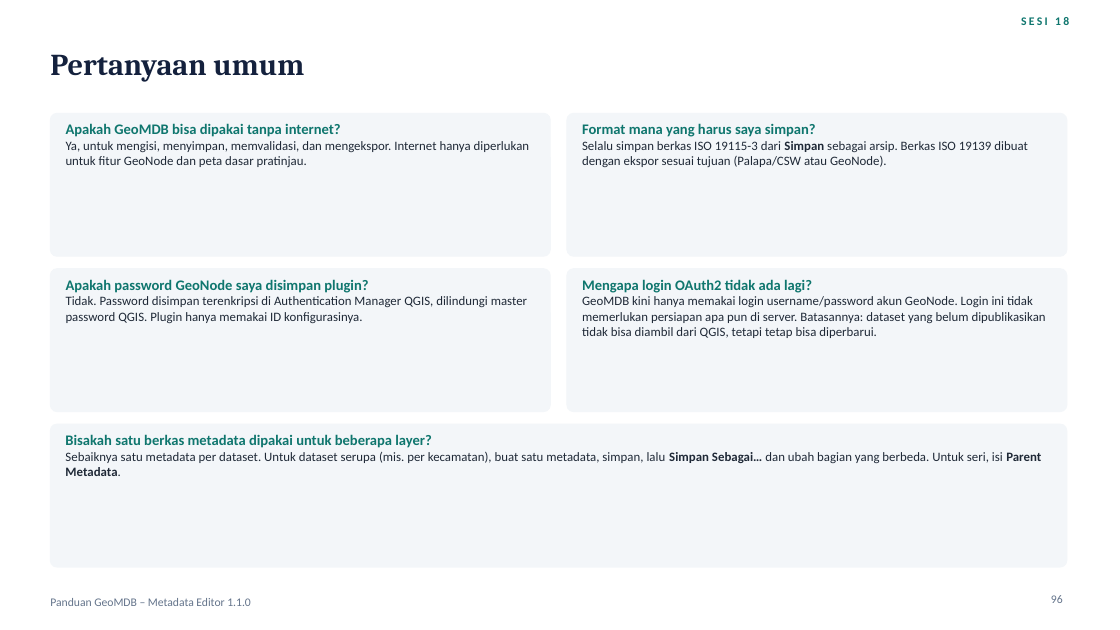
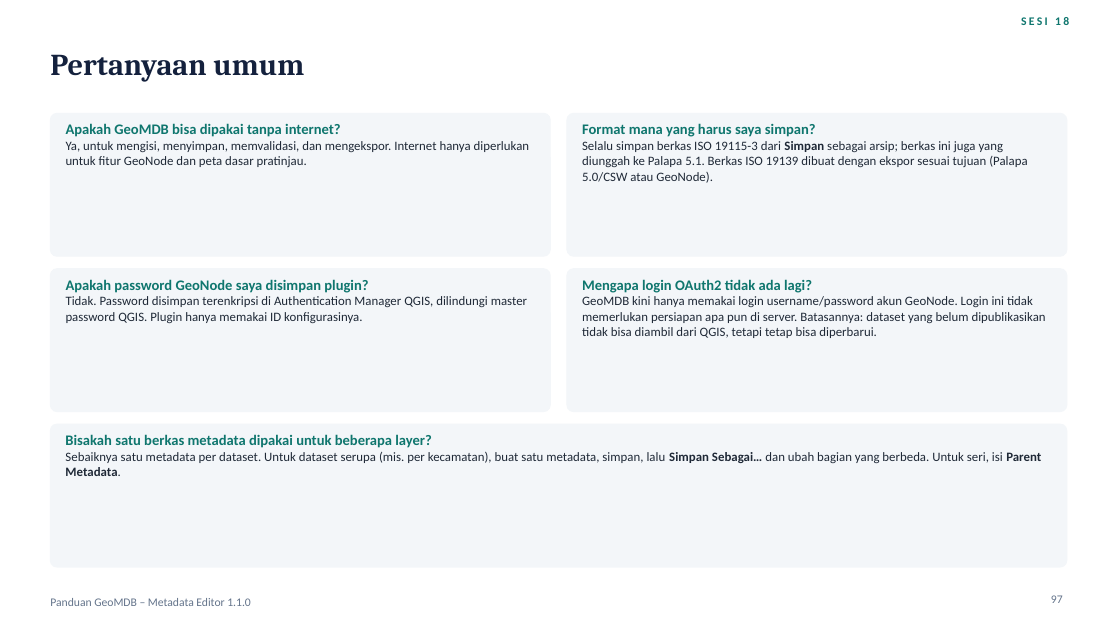
Before and after one commit to wendraalqassam/iso19115_metadata_editor, a slide deck: slide 97 of docs/Panduan-GeoMDB-Metadata-Editor.pptx (slide 96 before the commit). Drawn at 1120x630 pixels with LibreOffice and Linux fonts; fonts in the diff are those of the drawing. Boxes give left, top, right and bottom in pixels: in the first picture for what was removed or moved away, otherwise in the second. Text is boxed around its words. In the diff, an @@ line names an element or a change of style, - is before the commit and + after.

Commit message:
Guide and README: Palapa 5.1 accepts ISO 19115-3, Palapa 5.0 does not
Palapa 5.1 takes the ISO 19115-3 file written by Save (no XML declaration), so content without an
ISO 19139 equivalent reaches the portal; Palapa 5.0 still needs the ISO 19139 "Untuk Palapa / CSW"
export. The deck gains a "Palapa 5.0 dan 5.1" slide in session 13 (98 slides) and the export table,
special conditions, case study A, troubleshooting, FAQ, overview and summary slides are updated.

```diff
--- a/docs/Panduan-GeoMDB-Metadata-Editor.pptx
+++ b/docs/Panduan-GeoMDB-Metadata-Editor.pptx
@@ text at (582, 141, 1027, 183): text changed @@
-Selalu simpan berkas ISO 19115-3 dari Simpan sebagai arsip. Berkas ISO 19139 dibuat dengan ekspor sesuai tujuan (Palapa/CSW atau GeoNode).
+Selalu simpan berkas ISO 19115-3 dari Simpan sebagai arsip; berkas ini juga yang diunggah ke Palapa 5.1. Berkas ISO 19139 dibuat dengan ekspor sesuai tujuan (Palapa 5.0/CSW atau GeoNode).
@@ page number at (1051, 595, 1063, 603): text changed @@
-96
+97
```
Also in this commit, not shown: 12 other slides changed, 1 slide added, 1 other file.
